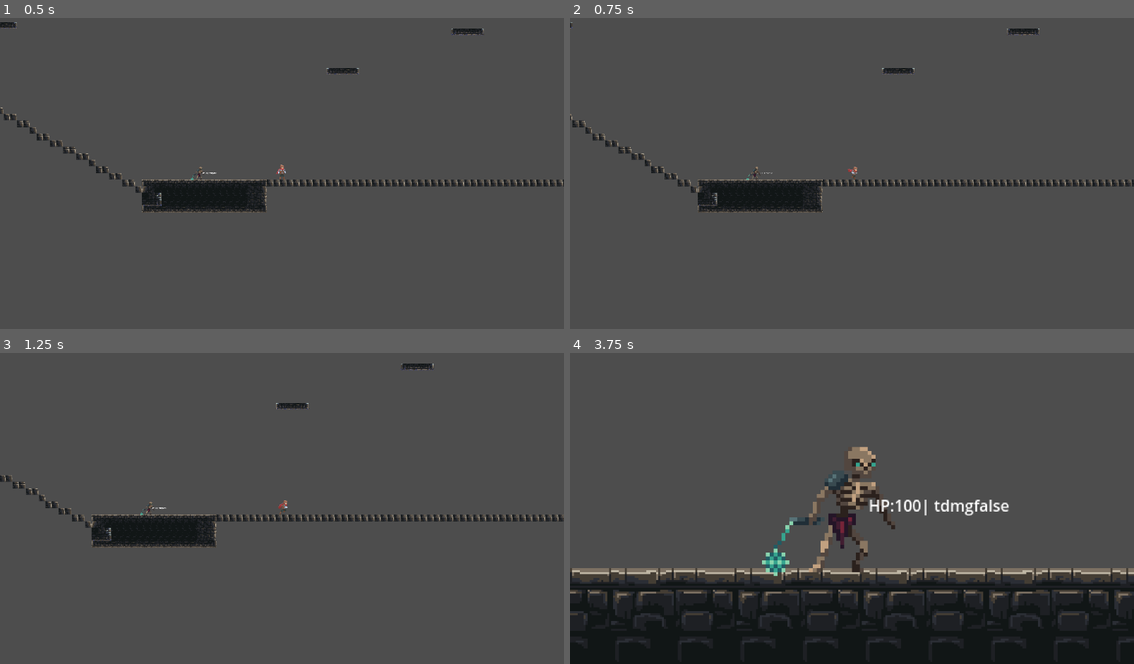
Above: before the commit, frames 1-4 (two rows, left to right).
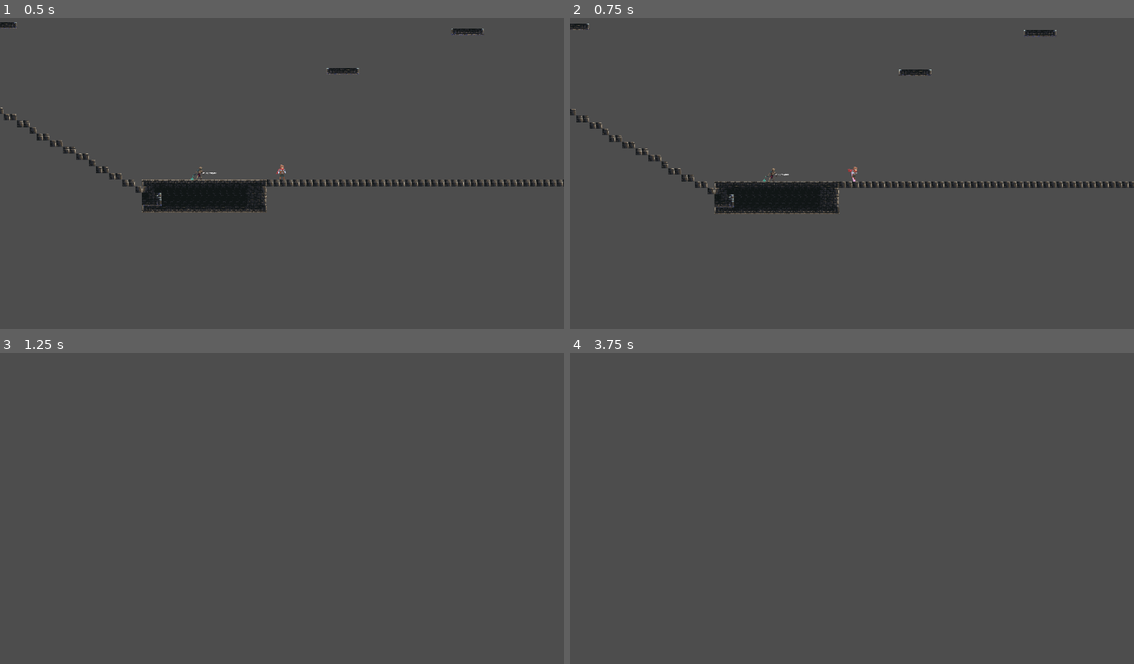
Above: after the commit, the same moments.

Repository: WerG0D/Tales-of-Sophie-build
Game: Godot game, scene res://scenes/levels/tests.tscn
The game is run twice, just before and just after one commit, with the same random seed, the same clock (stepped at 60 frames per second) and the same inputs.
Inputs (mouse positions are in pixels of both pictures, inside the frame that each line leads up to):
- Up to frame 1 (0.5 s): no input
- Up to frame 2 (0.75 s): tap Enter at 0.5 s; move the mouse to (840, 145) at 0.52 s; hold D (move_right) from 0.53 s (still down); click (840, 145) at 0.6 s
- Up to frame 3 (1.25 s): keep holding D (move_right); tap Space (jump) at 0.77 s; tap E (e) at 0.8 s
- Up to frame 4 (3.75 s): move the mouse to (727, 508) at 1.27 s; tap E (e) at 1.35, 2.3 s; tap Space (jump) at 1.52, 2.75, 3.02 s; click (727, 508) at 1.55 s; move the mouse to (908, 436) at 2.02 s; release D (move_right) at 2.03 s; hold A (move_left) 2.03-2.78 s; click (908, 436) at 2.1 s; move the mouse to (823, 567) at 2.77 s; hold D (move_right) from 2.78 s (still down); right-click (823, 567) at 2.85 s; click (823, 567) at 3.05 s; move the mouse to (1021, 552) at 3.52 s; tap Z (attack) at 3.6 s

Frame 1 is identical in both runs. In frame 2, 3.2% of the frame differs, in the area x 0-100%, y 1-64%; in frame 3, 3.9%; in frame 4, 33%, in the area x 0-100%, y 30-100%.

Commit message:
triplou ai

Diff:
--- a/scripts/entities/player.gd
+++ b/scripts/entities/player.gd
@@ -23,13 +23,8 @@
 var playerknockbackforce = 0.5
 var playermaxhealth = 100
 var playercurrenthealth = 100
-
 var gravity = 100
 
-#var maxhealth = Global.playerMaxHealth
-#var currenthealth = Global.currenthealth
-#var playerdmg = Global.playerDamageAmount
-#var damagezone = Global.playerDamageZone
 
 func _physics_process(delta):
 	if Input.is_action_just_released("debug"):
@@ -153,11 +148,11 @@
 		healthcomp.health = playercurrenthealth
 		area.take_damage() # Replace with function body.
 func hook():
+	$RayCast2D.rotation =  get_angle_to(get_global_mouse_position())
+	if Input.is_action_just_pressed("LClick") and not(is_hooked):
 
-	if Input.is_action_just_pressed("LClick") and not(is_hooked):
-		$RayCast2D.rotation =  get_angle_to(get_global_mouse_position())
 		hook_pos = get_hook_pos()
-		if get_hook_pos():
+		if not(is_hooked):
 			current_chain_length =global_position.distance_to(hook_pos)
 			is_hooked = 1
 	if Input.is_action_just_released("RClick") and is_hooked:
--- a/scripts/levels/world.gd
+++ b/scripts/levels/world.gd
@@ -12,7 +12,6 @@
 func _physics_process(delta):
 	if is_openingcutscene:
 		var pathfollower = $Path2D/PathFollow2D
-
 		if is_pathfollowing:
 			if !objects_is_happening:
 				pathfollower.progress_ratio += 0.001
